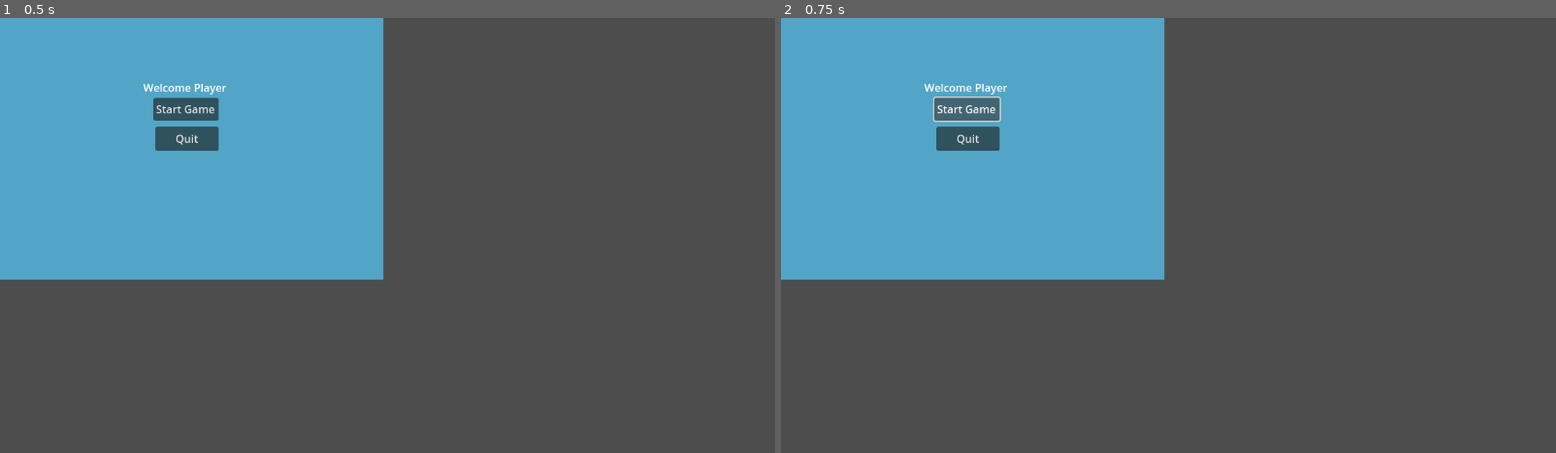
Above: before the commit, frames 1-2 (left to right).
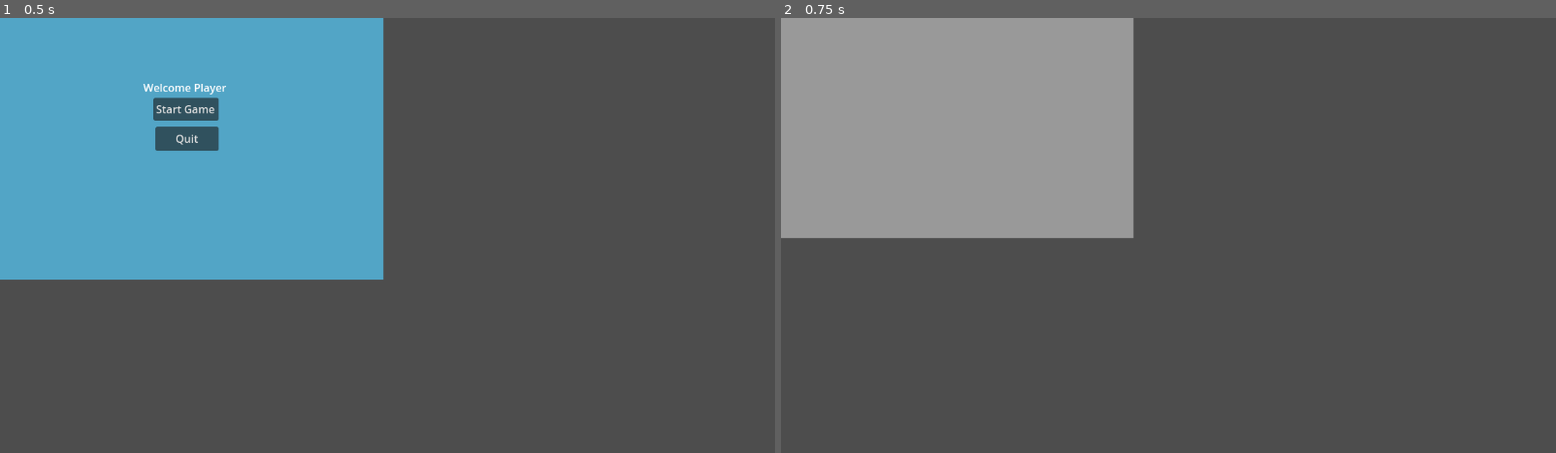
Above: after the commit, the same moments.

Repository: ltlely/ArcadeGames
Game: Godot game, scene res://Scenes/startingScreen.tscn
Two runs of this game, one before a commit and one after it. Both use one fixed random seed, a clock stepped at 60 frames per second and the inputs below. Before the commit the project has no main scene; this scene is started directly in both runs.
Inputs:
- Up to frame 1 (0.5 s): no input
- Up to frame 2 (0.75 s): click "Start Game" at 0.5 s

Frame 1 is identical in both runs. In frame 2, 30% of the frame differs, in the area x 0-50%, y 0-61%.

Commit message:
updated file path for play button

Diff:
--- a/Scenes/startingScreen.tscn
+++ b/Scenes/startingScreen.tscn
@@ -1,7 +1,7 @@
 [gd_scene load_steps=5 format=3 uid="uid://bbuu6lmqcawg4"]
 
-[ext_resource type="Script" path="res://ArcadeGames/Scripts/playButton.gd" id="1_cnodk"]
-[ext_resource type="Script" path="res://ArcadeGames/Scripts/quitButton.gd" id="2_xq2nc"]
+[ext_resource type="Script" path="res://Scripts/playButton.gd" id="1_cnodk"]
+[ext_resource type="Script" path="res://Scripts/quitButton.gd" id="2_xq2nc"]
 
 [sub_resource type="GDScript" id="GDScript_o0j71"]
 script/source = "extends Control
--- a/Scripts/playButton.gd
+++ b/Scripts/playButton.gd
@@ -1,4 +1,4 @@
 extends Button
 
 func _on_pressed() -> void:
-	get_tree().change_scene_to_file("res://ArcadeGames/Scenes/firstWorld.tscn")
+	get_tree().change_scene_to_file("res://Scenes/firstWorld.tscn")
--- a/project.godot
+++ b/project.godot
@@ -11,5 +11,6 @@
 [application]
 
 config/name="arcadegames"
+run/main_scene="res://Scenes/startingScreen.tscn"
 config/features=PackedStringArray("4.3", "Forward Plus")
 config/icon="res://icon.svg"
